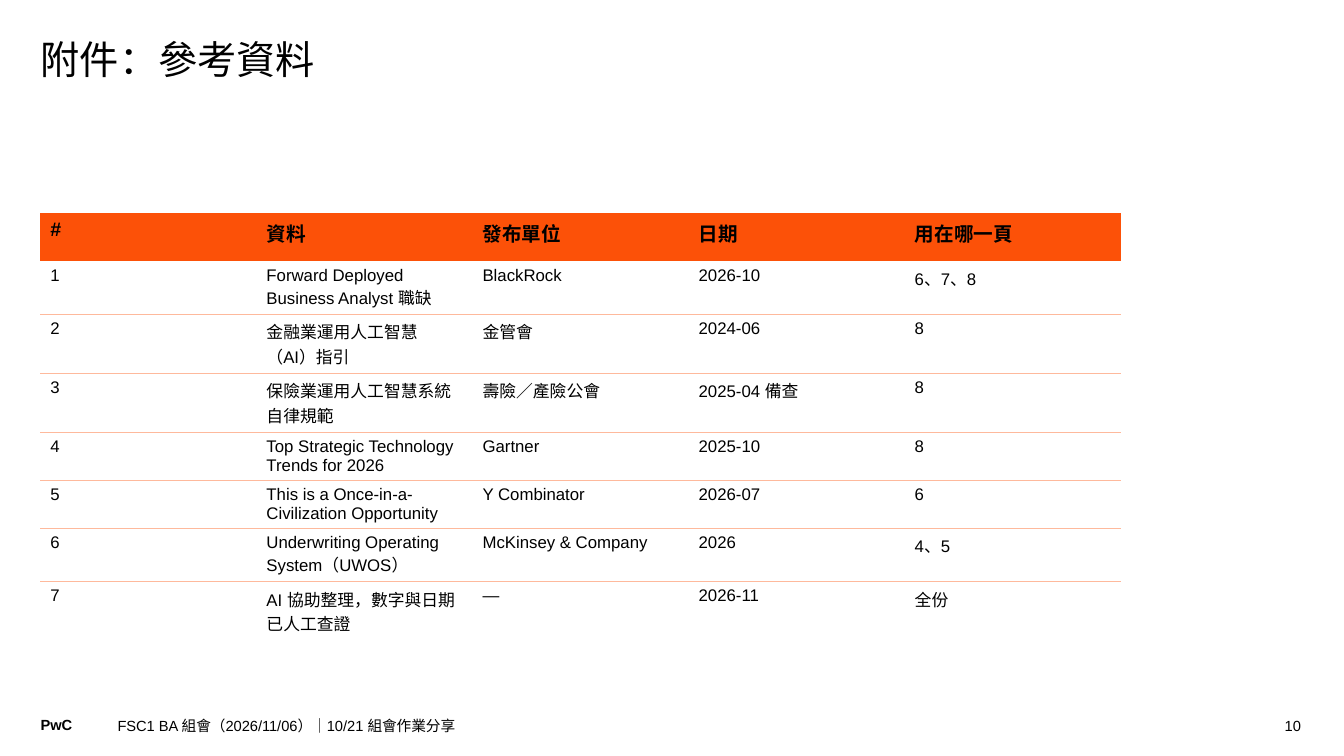
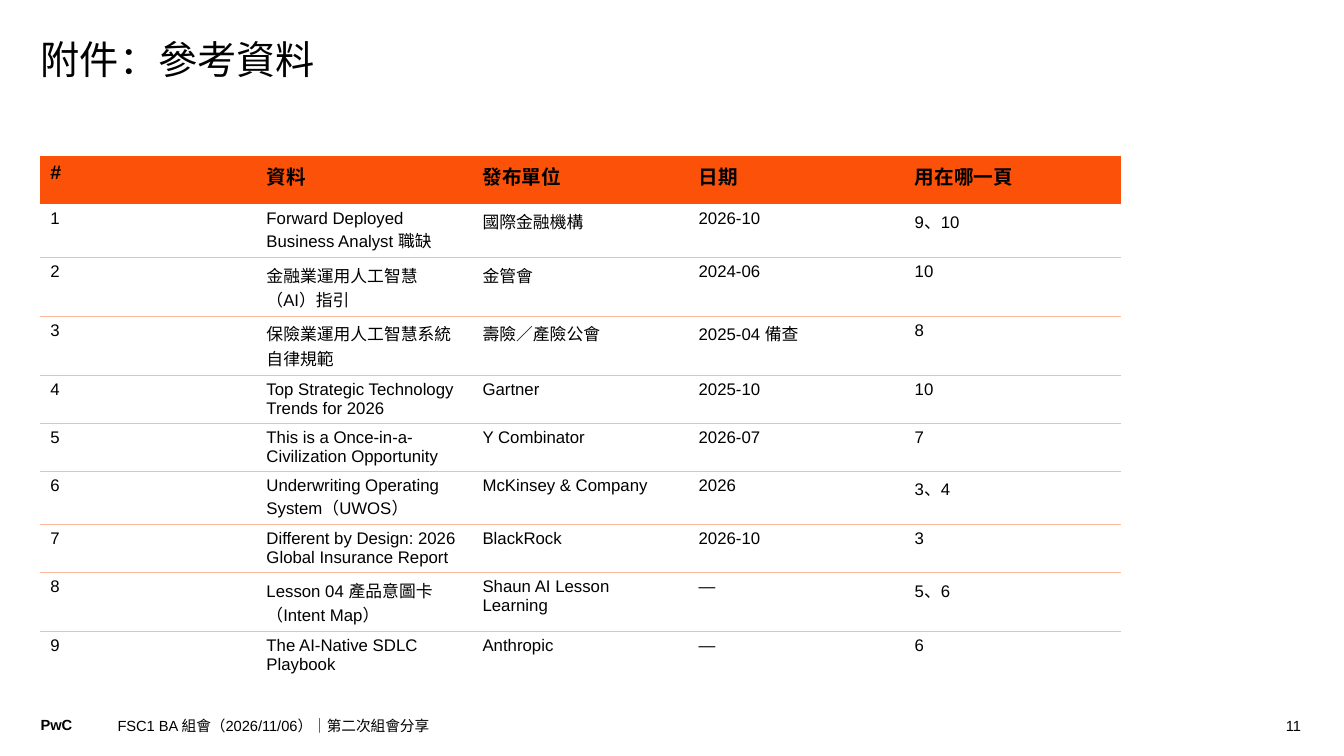
Before and after one commit to Robshao/PwC_FSC1, a slide deck: slide 11 of pwc-fsc1-ai-short-vid/07-ba-team-meeting-1021/BA組會分享_1106.pptx (slide 10 before the commit). Drawn at 1344x756 pixels with LibreOffice and Linux fonts; fonts in the diff are those of the drawing. Boxes give left, top, right and bottom in pixels: in the first picture for what was removed or moved away, otherwise in the second. Text is boxed around its words. In the diff, an @@ line names an element or a change of style, - is before the commit and + after.

```diff
--- a/pwc-fsc1-ai-short-vid/07-ba-team-meeting-1021/BA組會分享_1106.pptx
+++ b/pwc-fsc1-ai-short-vid/07-ba-team-meeting-1021/BA組會分享_1106.pptx
@@ table at (40, 156, 1119, 678) @@
-row 2, column 3: BlackRock
+row 2, column 3: 國際金融機構
-row 2, column 5: 6、7、8
+row 2, column 5: 9、10
-row 3, column 5: 8
+row 3, column 5: 10
-row 5: 4 | Top Strategic Technology Trends for 2026 | Gartner | 2025-10 | 8
-row 6: 5 | This is a Once-in-a-Civilization Opportunity | Y Combinator | 2026-07 | 6
-row 7: 6 | Underwriting Operating System（UWOS） | McKinsey & Company | 2026 | 4、5
-row 8: 7 | AI 協助整理，數字與日期已人工查證 | — | 2026-11 | 全份
+row 5: 4 | Top Strategic Technology Trends for 2026 | Gartner | 2025-10 | 10
+row 6: 5 | This is a Once-in-a-Civilization Opportunity | Y Combinator | 2026-07 | 7
+row 7: 6 | Underwriting Operating System（UWOS） | McKinsey & Company | 2026 | 3、4
+row 8: 7 | Different by Design: 2026 Global Insurance Report | BlackRock | 2026-10 | 3
+row 9: 8 | Lesson 04 產品意圖卡（Intent Map） | Shaun AI Lesson Learning | — | 5、6
+row 10: 9 | The AI-Native SDLC Playbook | Anthropic | — | 6
@@ table: place and size @@
-table at (40, 213, 1119, 635)
+table at (40, 156, 1119, 678)
@@ text at (118, 718, 430, 733): text changed @@
-FSC1 BA 組會（2026/11/06）｜10/21 組會作業分享
+FSC1 BA 組會（2026/11/06）｜第二次組會分享
@@ page number at (1286, 721, 1301, 731): text changed @@
-10
+11
```
Also in this commit, not shown: 5 other slides changed, 3 slides added, 2 slides removed, 1 other file.
